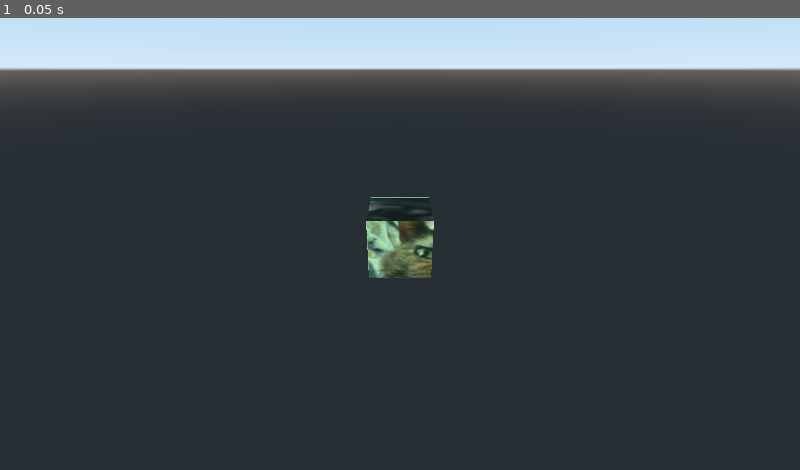
Above: before the commit, frame 1.
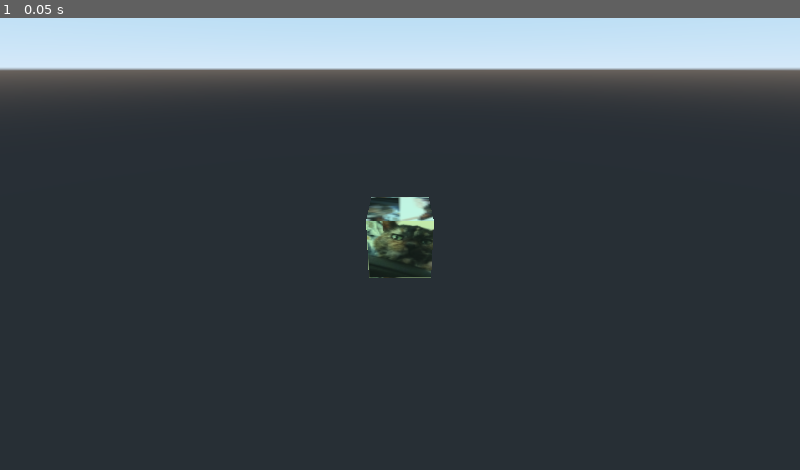
Above: after the commit, the same moment.

Repository: technicat/learngodot
Game: Godot game, scene res://scene.tscn
Two runs of this game, one before a commit and one after it. Both use one fixed random seed, a clock stepped at 60 frames per second and the inputs below.
Inputs:
- Up to frame 1 (0.05 s): no input

The runs differ from the first frame. In frame 1, 1.2% of the frame differs, in the area x 45-55%, y 39-58%.

Commit message:
Update scene.tscn

Diff:
--- a/chapter5/godotproject/scene.tscn
+++ b/chapter5/godotproject/scene.tscn
@@ -7,6 +7,7 @@
 
 [sub_resource type="SpatialMaterial" id=2]
 albedo_texture = ExtResource( 2 )
+uv1_scale = Vector3( 2, 2, 2 )
 
 [node name="Scene" type="Spatial"]
 
